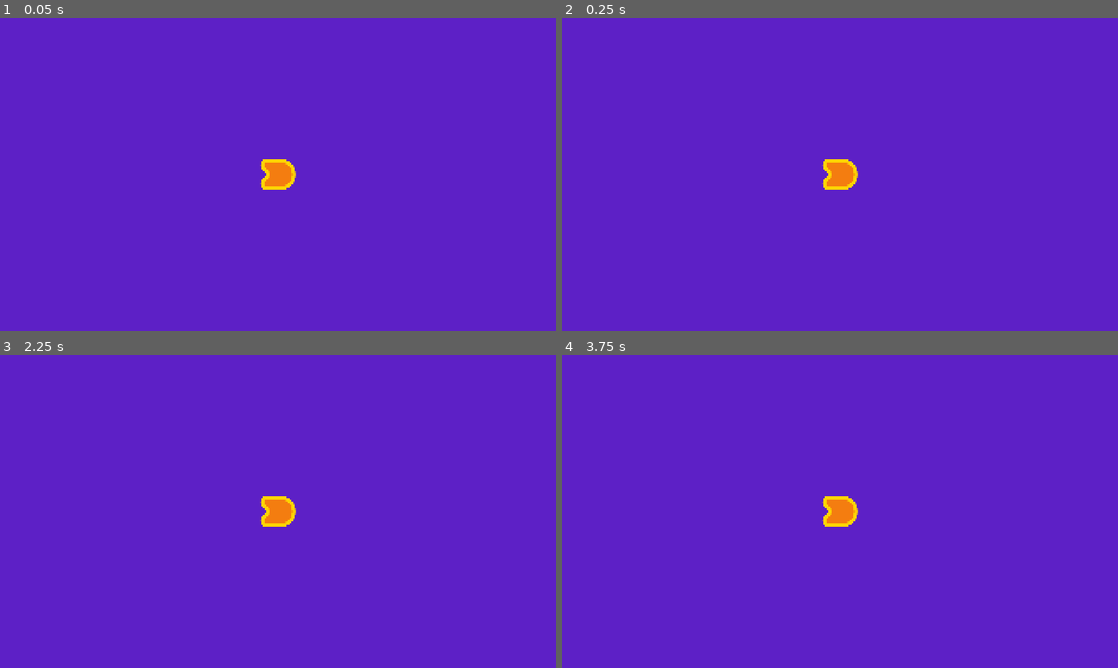
Above: before the commit, frames 1-4 (two rows, left to right).
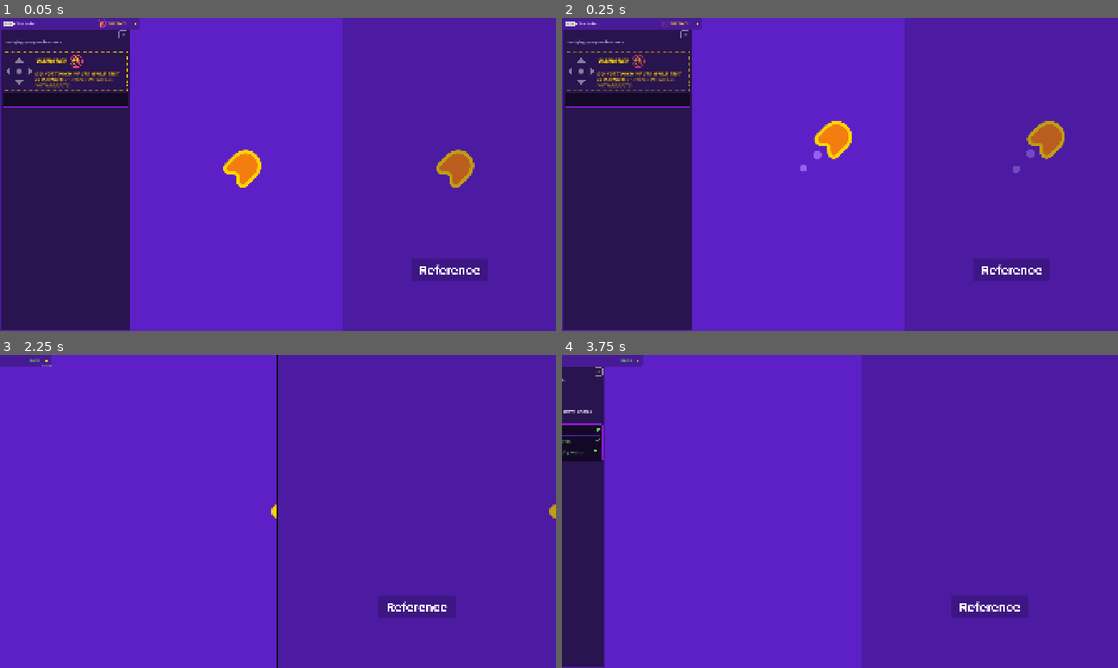
Above: after the commit, the same moments.

Repository: nomnomn0mm/M4-To-Space-And-Beyond
Game: Godot game, scene res://practices/L2.P1.bullet/bullet.tscn
Same seed, same stepped clock (60 frames per second), same inputs: the game is played once before the commit and once after it. Before the commit the project has no main scene; this scene is started directly in both runs.
Inputs (mouse positions are in pixels of both pictures, inside the frame that each line leads up to):
- Up to frame 1 (0.05 s): no input
- Up to frame 2 (0.25 s): no input
- Up to frame 3 (2.25 s): tap Enter at 0.5 s; move the mouse to (400, 495) at 0.52 s; hold D (move_right, bound only after the commit) 0.53-1.28 s; tap Space (boost, bound only after the commit) at 0.6, 1.35 s; click (400, 495) at 0.67 s; move the mouse to (166, 527) at 1.27 s; hold S (move_down, bound only after the commit) 1.28-2 s; click (133, 361) at 2.02 s
- Up to frame 4 (3.75 s): tap Space (boost, bound only after the commit) at 2.75, 3.05, 3.6 s; move the mouse to (895, 442) at 2.77 s; hold D (move_right, bound only after the commit) 2.78-3.53 s; tap Z at 2.85 s; tap Enter at 3.5 s; move the mouse to (812, 574) at 3.52 s; hold W (move_up, bound only after the commit) from 3.53 s (still down); click (812, 574) at 3.67 s

The runs differ from the first frame. In frame 1, 63% of the frame differs, in the area x 0-100%, y 0-100%; in frame 2, 63%; in frame 3, 51%; in frame 4, 55%.

Commit message:
M4 completed

Diff:
--- /dev/null
+++ b/M04.to_space_and_beyond_workbook/lessons/ship.gd
@@ -0,0 +1,31 @@
+extends Sprite2D
+
+var boost_speed := 1500.0
+var normal_speed := 600.0
+
+var max_speed := normal_speed
+var velocity := Vector2(0,0)
+var steering_factor := 10.0
+
+func _process(delta: float) -> void:
+	var direction := Vector2(0,0)
+	direction.x = Input.get_axis("move_left","move_right")
+	direction.y = Input.get_axis("move_up","move_down")
+
+	if direction.length() > 1.0:
+		direction = direction.normalized()
+
+	if Input.is_action_just_pressed("boost"):
+		max_speed = boost_speed
+		get_node("Timer").start()
+
+	var desired_velocity := max_speed * direction
+	var steering_vector := desired_velocity - velocity
+	velocity += steering_vector * steering_factor * delta
+	position += velocity * delta
+
+	if direction.length() > 0.0:
+		rotation = velocity.angle()
+
+func _on_timer_timeout() -> void:
+	max_speed = normal_speed
--- /dev/null
+++ b/M04.to_space_and_beyond_workbook/lessons/ship.tscn
@@ -0,0 +1,15 @@
+[gd_scene load_steps=3 format=3 uid="uid://c4vp8u0lafnf3"]
+
+[ext_resource type="Texture2D" uid="uid://bniyrxn3r2v8h" path="res://assets/ship.png" id="1_2dafo"]
+[ext_resource type="Script" uid="uid://jg57xwbfv1wc" path="res://lessons/ship.gd" id="2_d6uqs"]
+
+[node name="Sprite2D" type="Sprite2D"]
+position = Vector2(979.0001, 532)
+scale = Vector2(1.4791666, 1.3541666)
+texture = ExtResource("1_2dafo")
+script = ExtResource("2_d6uqs")
+
+[node name="Timer" type="Timer" parent="."]
+one_shot = true
+
+[connection signal="timeout" from="Timer" to="." method="_on_timer_timeout"]
--- /dev/null
+++ b/M04.to_space_and_beyond_workbook/lessons/space_level.tscn
@@ -0,0 +1,30 @@
+[gd_scene load_steps=5 format=3 uid="uid://ca7yleqes5ug7"]
+
+[ext_resource type="PackedScene" uid="uid://c4vp8u0lafnf3" path="res://lessons/ship.tscn" id="1_etm7e"]
+[ext_resource type="PackedScene" uid="uid://dgf54k70yiiff" path="res://assets/ship/main_thruster/main_thruster.tscn" id="2_4rc43"]
+[ext_resource type="PackedScene" uid="uid://bklom8bhpxg4h" path="res://assets/ship/side_thruster/side_thruster.tscn" id="3_dru4e"]
+[ext_resource type="PackedScene" uid="uid://bxfevggvxo634" path="res://assets/background/space_background.tscn" id="4_4rc43"]
+
+[node name="SpaceLevel" type="Node2D"]
+
+[node name="Sprite2D" parent="." instance=ExtResource("1_etm7e")]
+position = Vector2(880, 480.99997)
+
+[node name="MainThruster" parent="Sprite2D" instance=ExtResource("2_4rc43")]
+position = Vector2(-33.126804, -2.3841858e-07)
+points = PackedVector2Array(0, 0, 33.333332, 0, 66.666664, 0)
+
+[node name="SideThruster" parent="Sprite2D" instance=ExtResource("3_dru4e")]
+position = Vector2(-44.61976, -21.41537)
+rotation = 2.1042435
+
+[node name="SideThruster2" parent="Sprite2D" instance=ExtResource("3_dru4e")]
+position = Vector2(-43.267647, 23.630762)
+rotation = 1.1001089
+
+[node name="Camera2D" type="Camera2D" parent="Sprite2D"]
+position = Vector2(-1.3521127, 2.2154071)
+position_smoothing_enabled = true
+position_smoothing_speed = 12.0
+
+[node name="SpaceBackground" parent="Sprite2D" instance=ExtResource("4_4rc43")]
--- a/M04.to_space_and_beyond_workbook/practices/L2.P1.bullet/bullet.gd
+++ b/M04.to_space_and_beyond_workbook/practices/L2.P1.bullet/bullet.gd
@@ -1,9 +1,10 @@
 extends Sprite2D
 
 # Change the bullet's velocity to move towards the top right.
-var velocity := Vector2(500, 0)
+var velocity := Vector2(500,-500)
 
 # Complete the process function to make the bullet move based on the velocity
 # vector. Also, rotate the bullet to match the velocity vector's angle.
 func _process(delta: float) -> void:
-	pass
+	position += velocity * delta
+	rotation = velocity.angle()
--- a/M04.to_space_and_beyond_workbook/practices/L2.P1.bullet/bullet.tscn
+++ b/M04.to_space_and_beyond_workbook/practices/L2.P1.bullet/bullet.tscn
@@ -1,8 +1,8 @@
-[gd_scene load_steps=8 format=3]
+[gd_scene load_steps=8 format=3 uid="uid://cq1frcg6iiq07"]
 
-[ext_resource type="Texture2D" path="res://assets/practice_assets/shape_ship.png" id="1_er3ou"]
-[ext_resource type="Script" path="res://practices/L2.P1.bullet/bullet.gd" id="2_dy7rv"]
-[ext_resource type="Texture2D" path="res://assets/practice_assets/ellipse_white.png" id="3_0pmk3"]
+[ext_resource type="Texture2D" uid="uid://d1xp2mgpkkc42" path="res://assets/practice_assets/shape_ship.png" id="1_er3ou"]
+[ext_resource type="Script" uid="uid://bqkgucrfnp681" path="res://practices/L2.P1.bullet/bullet.gd" id="2_dy7rv"]
+[ext_resource type="Texture2D" uid="uid://bkueifls7csiy" path="res://assets/practice_assets/ellipse_white.png" id="3_0pmk3"]
 [ext_resource type="PackedScene" path="res://practices/L2.P1.bullet/background.tscn" id="4_5fmb8"]
 
 [sub_resource type="Curve" id="Curve_awpf5"]
@@ -32,4 +32,4 @@
 visibility_rect = Rect2(-4000, -4000, 4000, 4000)
 process_material = SubResource("ParticleProcessMaterial_klgyb")
 
-[node name="Background" type="Node" parent="." instance=ExtResource("4_5fmb8")]
+[node name="Background" parent="." instance=ExtResource("4_5fmb8")]
--- a/M04.to_space_and_beyond_workbook/project.godot
+++ b/M04.to_space_and_beyond_workbook/project.godot
@@ -11,8 +11,14 @@
 [application]
 
 config/name="M04. To Space and Beyond (Workbook)"
+run/main_scene="uid://c4vp8u0lafnf3"
 config/features=PackedStringArray("4.5", "Forward Plus")
 config/icon="res://assets/ship.png"
+
+[autoload]
+
+UITestPanel="*res://addons/gdpractice/tester/ui_test_panel.tscn"
+Metadata="*res://addons/gdpractice/practice_solutions/metadata.gd"
 
 [display]
 
@@ -31,6 +37,34 @@
 
 enabled=PackedStringArray("res://addons/gdpractice/plugin.cfg")
 
+[input]
+
+move_left={
+"deadzone": 0.2,
+"events": [Object(InputEventKey,"resource_local_to_scene":false,"resource_name":"","device":-1,"window_id":0,"alt_pressed":false,"shift_pressed":false,"ctrl_pressed":false,"meta_pressed":false,"pressed":false,"keycode":0,"physical_keycode":65,"key_label":0,"unicode":97,"location":0,"echo":false,"script":null)
+]
+}
+move_right={
+"deadzone": 0.2,
+"events": [Object(InputEventKey,"resource_local_to_scene":false,"resource_name":"","device":-1,"window_id":0,"alt_pressed":false,"shift_pressed":false,"ctrl_pressed":false,"meta_pressed":false,"pressed":false,"keycode":0,"physical_keycode":68,"key_label":0,"unicode":100,"location":0,"echo":false,"script":null)
+]
+}
+move_up={
+"deadzone": 0.2,
+"events": [Object(InputEventKey,"resource_local_to_scene":false,"resource_name":"","device":-1,"window_id":0,"alt_pressed":false,"shift_pressed":false,"ctrl_pressed":false,"meta_pressed":false,"pressed":false,"keycode":0,"physical_keycode":87,"key_label":0,"unicode":119,"location":0,"echo":false,"script":null)
+]
+}
+move_down={
+"deadzone": 0.2,
+"events": [Object(InputEventKey,"resource_local_to_scene":false,"resource_name":"","device":-1,"window_id":0,"alt_pressed":false,"shift_pressed":false,"ctrl_pressed":false,"meta_pressed":false,"pressed":false,"keycode":0,"physical_keycode":83,"key_label":0,"unicode":115,"location":0,"echo":false,"script":null)
+]
+}
+boost={
+"deadzone": 0.2,
+"events": [Object(InputEventKey,"resource_local_to_scene":false,"resource_name":"","device":-1,"window_id":0,"alt_pressed":false,"shift_pressed":false,"ctrl_pressed":false,"meta_pressed":false,"pressed":false,"keycode":0,"physical_keycode":32,"key_label":0,"unicode":32,"location":0,"echo":false,"script":null)
+]
+}
+
 [rendering]
 
 renderer/rendering_method="gl_compatibility"
Not shown, added: M04.to_space_and_beyond_workbook/lessons/ship.gd.uid
Not shown, added: M04.to_space_and_beyond_workbook/practices/L2.P1.bullet/bullet.gd.uid
Not shown, added: M04.to_space_and_beyond_workbook/practices/L3.P1.character_input/character_input.gd.uid
Not shown, added: M04.to_space_and_beyond_workbook/practices/L3.P2.character_diagonals/character_diagonals.gd.uid
Not shown, added: M04.to_space_and_beyond_workbook/practices/L4.P1.boosting_circle/boosting_circle.gd.uid
Not shown, added: M04.to_space_and_beyond_workbook/practices/L5.P1.steering/steering.gd.uid
